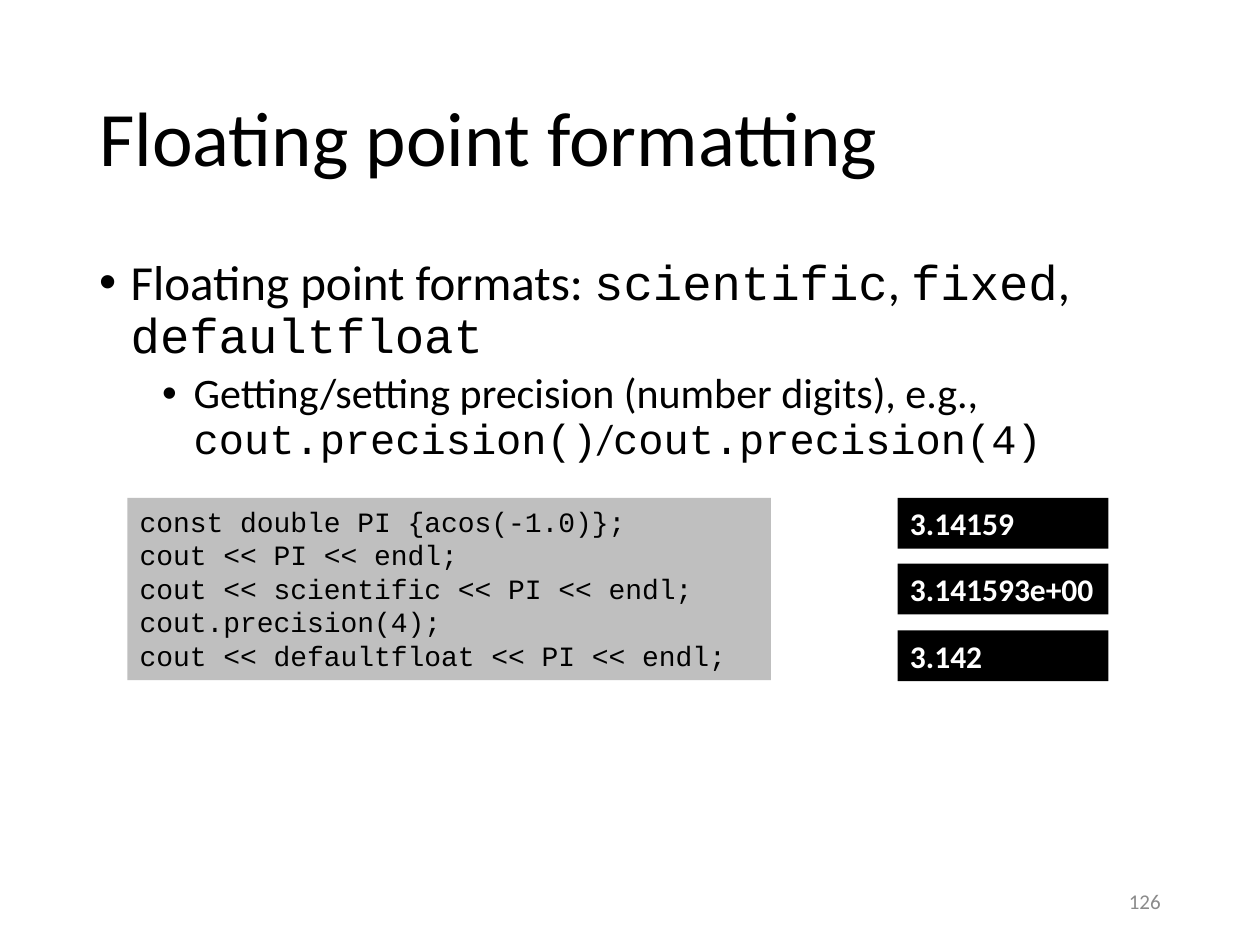
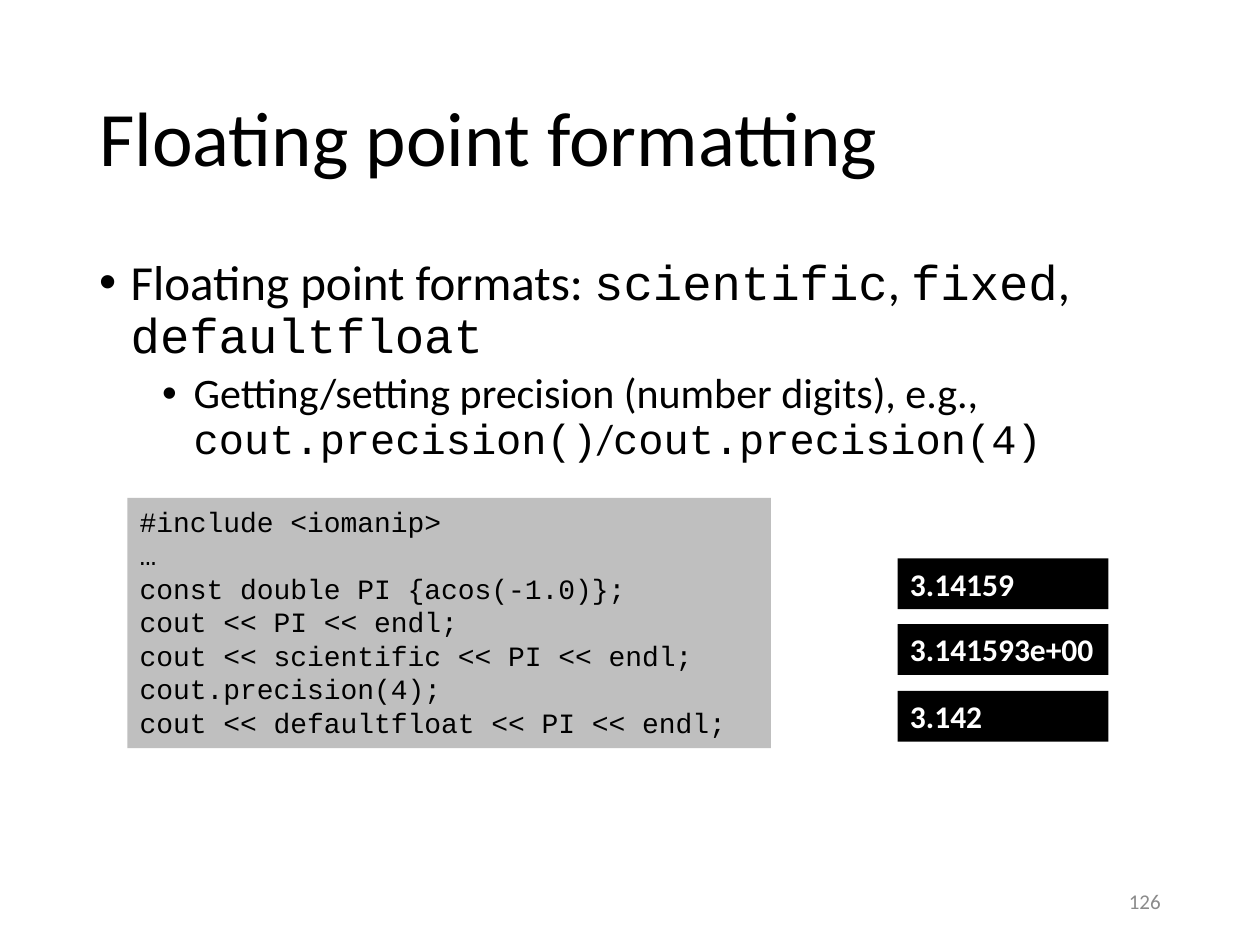
Before and after one commit to gjbex/Scientific-C-plus-plus, a slide deck: slide 126 of scientific_cpp.pptx. Drawn at 1260x945 pixels with LibreOffice and Linux fonts; fonts in the diff are those of the drawing. Boxes give left, top, right and bottom in pixels: in the first picture for what was removed or moved away, otherwise in the second. Text is boxed around its words. In the diff, an @@ line names an element or a change of style, - is before the commit and + after.

Commit message:
Add include file for I/O manipulation

```diff
--- a/scientific_cpp.pptx
+++ b/scientific_cpp.pptx
@@ rectangle "#include <iomanip>": place and size @@
-rectangle "#include <iomanip>" at (127, 498, 771, 680)
+rectangle "#include <iomanip>" at (127, 498, 771, 748)
@@ text in rectangle at (140, 512, 441, 538): paragraphs added @@
+#include <iomanip>
+…
@@ 3 rectangles: place and size @@
-3 rectangles at (897, 498, 1108, 680)
+3 rectangles at (897, 558, 1108, 741)
```
